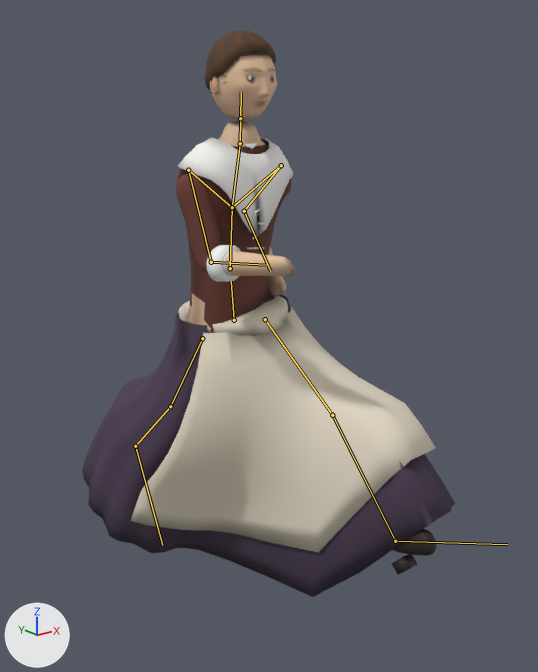
Before and after pictures for a commit that changed the glTF model reckoning/models/sister.glb.
One viewpoint serves both versions: a 50 mm lens placed at (-1.348, -1.844, 1.594), pointed at (0.085, -0.052, 0.877). Lighting does not change. The marker at lower left points along +X, +Y and +Z. The first picture is the older version. Both versions are drawn at frame 6 of the action 'Run'; the numbers are the values there. The bones that change, and the others that lie on the model, are drawn over the model as lines.

In view in the first picture: 'sister_apron', 'sister_body', 'sister_eyes', 'sister_hair', 'sister_leather', 'sister_linen', 'sister_skin', 'sister_skirt'.
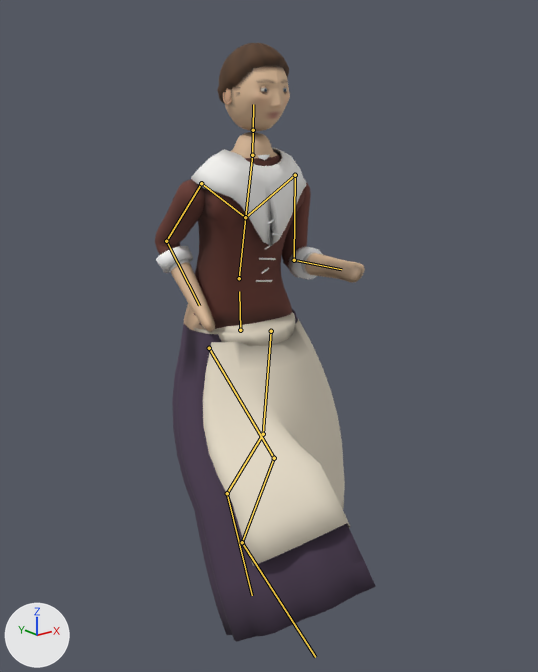
Location of each change, [x1, y1, x2, y2] in pixels of the pictures (538 x 672 px):
'sister_apron', posed (49% narrower): before [131, 296, 435, 552]; after [194, 312, 350, 566]
'sister_skirt', posed (45% narrower, 10% taller): before [82, 295, 455, 597]; after [172, 309, 376, 642]
'sister_body', posed: before [176, 121, 437, 556]; after [155, 132, 365, 332]
'sister_linen', posed (45% wider, 7% shorter): before [178, 136, 293, 282]; after [156, 147, 323, 282]
'sister_skin', posed: before [210, 53, 277, 120]; after [223, 65, 290, 131]
'sister_hair', posed: before [204, 30, 276, 91]; after [217, 43, 289, 103]
'sister_leather', posed (not visible afterwards): before [391, 554, 417, 575]
'sister_eyes', posed: before [248, 76, 274, 81]; after [261, 87, 287, 92]
bone 'hips', root to tip: before (234, 320) to (231, 281); after (240, 330) to (239, 291)
bone 'spine', root to tip: before (230, 268) to (232, 207); after (239, 278) to (245, 217)
bone 'chest', root to tip: before (232, 207) to (240, 143); after (245, 217) to (252, 155)
bone 'neck', root to tip: before (240, 143) to (240, 118); after (252, 155) to (253, 130)
bone 'upper_arm.L', root to tip: before (281, 165) to (244, 211); after (295, 175) to (294, 260)
bone 'upper_arm.R', root to tip: before (188, 170) to (211, 262); after (201, 183) to (166, 241)
bone 'forearm.R', root to tip: before (211, 262) to (267, 265); after (166, 241) to (199, 305)
bone 'thigh.L', root to tip: before (265, 319) to (332, 415); after (271, 331) to (263, 434)
bone 'shin.L', root to tip: before (332, 415) to (395, 541); after (263, 434) to (227, 493)
bone 'foot.L', root to tip: before (395, 541) to (507, 544); after (227, 493) to (252, 595)
bone 'thigh.R', root to tip: before (202, 338) to (170, 406); after (209, 348) to (274, 458)
bone 'shin.R', root to tip: before (170, 406) to (135, 446); after (274, 458) to (242, 542)
bone 'foot.R', root to tip: before (135, 446) to (162, 545); after (242, 542) to (315, 657)

Patch to the scene script:
```diff
--- a/reckoning/models/sister.glb.py
+++ b/reckoning/models/sister.glb.py
@@ bone_hips @@
 bone_hips = bpy.data.objects['sister_rig'].pose.bones['hips']  # child of 'root'
-bone_hips.location = (0.0, 0.0, -0.02)
-bone_hips.rotation_quaternion = (0.999, 0.0, 0.0, 0.035)  # degrees (0, 0, 4)
+bone_hips.location = (0.012, -0.032, 0.0)
+bone_hips.rotation_quaternion = (1.0, 0.0, 0.009, 0.015)  # degrees (0, 1, 2)
@@ bone_spine @@
 bone_spine = bpy.data.objects['sister_rig'].pose.bones['spine']  # child of 'hips'
-bone_spine.rotation_quaternion = (0.995, 0.1, 0.001, 0.01)  # degrees (11, 0, 1)
+bone_spine.rotation_quaternion = (0.995, 0.1, -0.001, -0.007)  # degrees (11, 0, -1)
@@ bone_chest @@
 bone_chest = bpy.data.objects['sister_rig'].pose.bones['chest']  # child of 'spine'
-bone_chest.rotation_quaternion = (0.998, 0.002, 0.0, -0.055)  # degrees (0, 0, -6)
+bone_chest.rotation_quaternion = (1.0, 0.01, -0.014, 0.0)  # degrees (1, -2, 0)
@@ bone_neck @@
 bone_neck = bpy.data.objects['sister_rig'].pose.bones['neck']  # child of 'chest'
-bone_neck.rotation_quaternion = (0.998, -0.06, -0.001, 0.025)  # degrees (-7, 0, 3)
+bone_neck.rotation_quaternion = (0.997, -0.08, 0.005, 0.0)  # degrees (-9, 1, 0)
@@ bone_upper_arm_l @@
 bone_upper_arm_l = bpy.data.objects['sister_rig'].pose.bones['upper_arm.L']  # child of 'shoulder.L'
-bone_upper_arm_l.rotation_quaternion = (0.951, 0.305, 0.015, 0.048)  # degrees (36, 0, 6)
+bone_upper_arm_l.rotation_quaternion = (0.985, -0.168, -0.008, 0.049)  # degrees (-19, 0, 6)
@@ bone_upper_arm_r @@
 bone_upper_arm_r = bpy.data.objects['sister_rig'].pose.bones['upper_arm.R']  # child of 'shoulder.R'
-bone_upper_arm_r.rotation_quaternion = (0.951, -0.305, 0.015, -0.048)  # degrees (-36, 0, -6)
+bone_upper_arm_r.rotation_quaternion = (0.971, 0.232, -0.012, -0.051)  # degrees (27, 0, -6)
@@ bone_forearm_r @@
 bone_forearm_r = bpy.data.objects['sister_rig'].pose.bones['forearm.R']  # child of 'upper_arm.R'
-bone_forearm_r.rotation_quaternion = (0.839, -0.544, 0.0, 0.0)  # degrees (-66, 0, 0)
+bone_forearm_r.rotation_quaternion = (0.796, -0.605, 0.0, 0.0)  # degrees (-74, 0, 0)
@@ bone_thigh_l @@
 bone_thigh_l = bpy.data.objects['sister_rig'].pose.bones['thigh.L']  # child of 'hips'
-bone_thigh_l.rotation_quaternion = (0.9, -0.435, -0.004, 0.009)  # degrees (-52, 0, 1)
+bone_thigh_l.rotation_quaternion = (0.996, 0.086, 0.001, 0.01)  # degrees (10, 0, 1)
@@ bone_shin_l @@
 bone_shin_l = bpy.data.objects['sister_rig'].pose.bones['shin.L']  # child of 'thigh.L'
-bone_shin_l.rotation_quaternion = (0.998, 0.061, 0.0, 0.0)  # degrees (7, 0, 0)
+bone_shin_l.rotation_quaternion = (0.985, 0.174, 0.0, 0.0)  # degrees (20, 0, 0)
@@ bone_foot_l @@
 bone_foot_l = bpy.data.objects['sister_rig'].pose.bones['foot.L']  # child of 'shin.L'
-bone_foot_l.rotation_quaternion = (1.0, 0.0, 0.0, 0.0)  # degrees (0, 0, 0)
+bone_foot_l.rotation_quaternion = (0.983, 0.184, 0.0, 0.0)  # degrees (21, 0, 0)
@@ bone_thigh_r @@
 bone_thigh_r = bpy.data.objects['sister_rig'].pose.bones['thigh.R']  # child of 'hips'
-bone_thigh_r.rotation_quaternion = (0.939, 0.343, -0.003, -0.009)  # degrees (40, 0, -1)
+bone_thigh_r.rotation_quaternion = (0.921, -0.389, 0.004, -0.009)  # degrees (-46, 0, -1)
@@ bone_shin_r @@
 bone_shin_r = bpy.data.objects['sister_rig'].pose.bones['shin.R']  # child of 'thigh.R'
-bone_shin_r.rotation_quaternion = (1.0, 0.03, 0.0, 0.0)  # degrees (3, 0, 0)
+bone_shin_r.rotation_quaternion = (0.839, 0.544, 0.0, 0.0)  # degrees (66, 0, 0)
@@ bone_foot_r @@
 bone_foot_r = bpy.data.objects['sister_rig'].pose.bones['foot.R']  # child of 'shin.R'
-bone_foot_r.rotation_quaternion = (0.996, 0.093, 0.0, 0.0)  # degrees (11, 0, 0)
+bone_foot_r.rotation_quaternion = (0.999, -0.045, 0.0, 0.0)  # degrees (-5, 0, 0)
```
